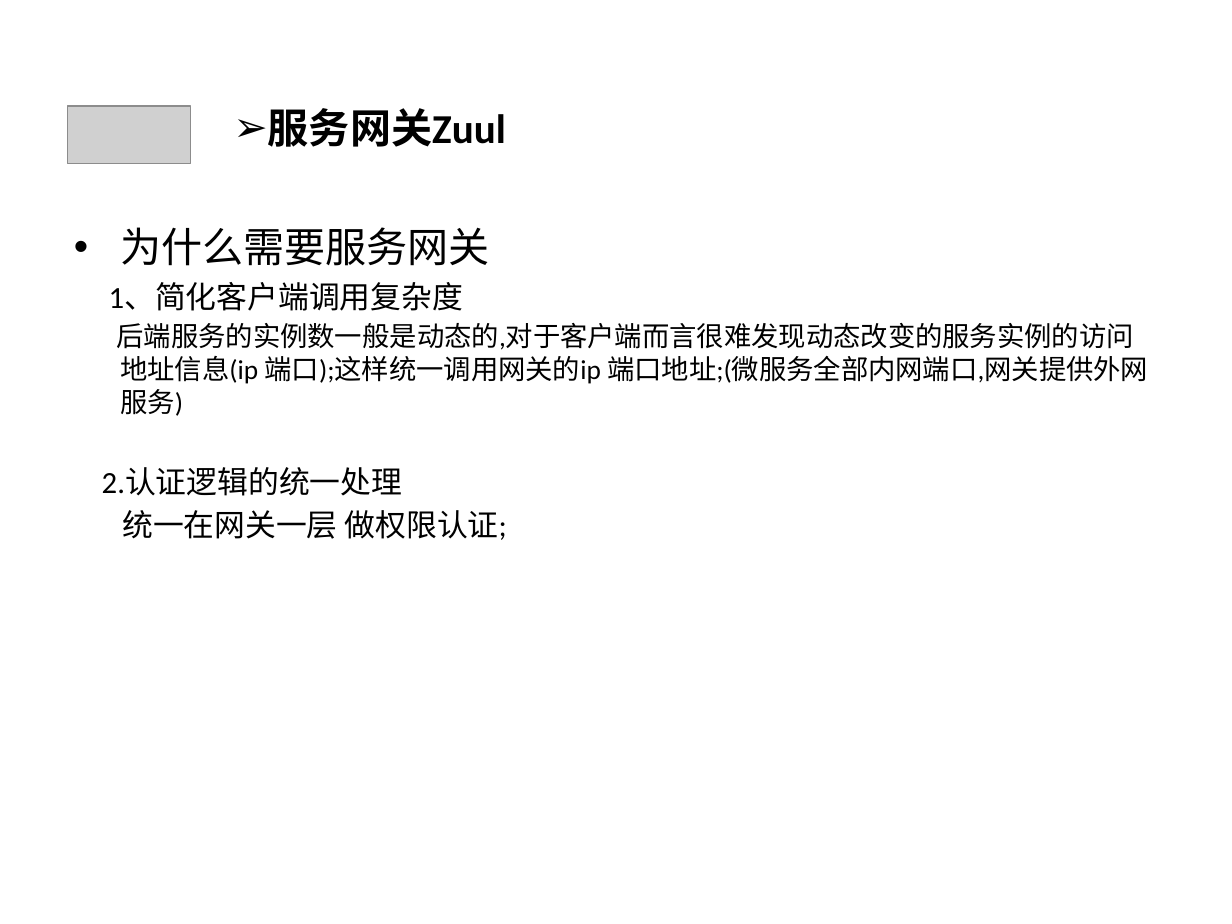
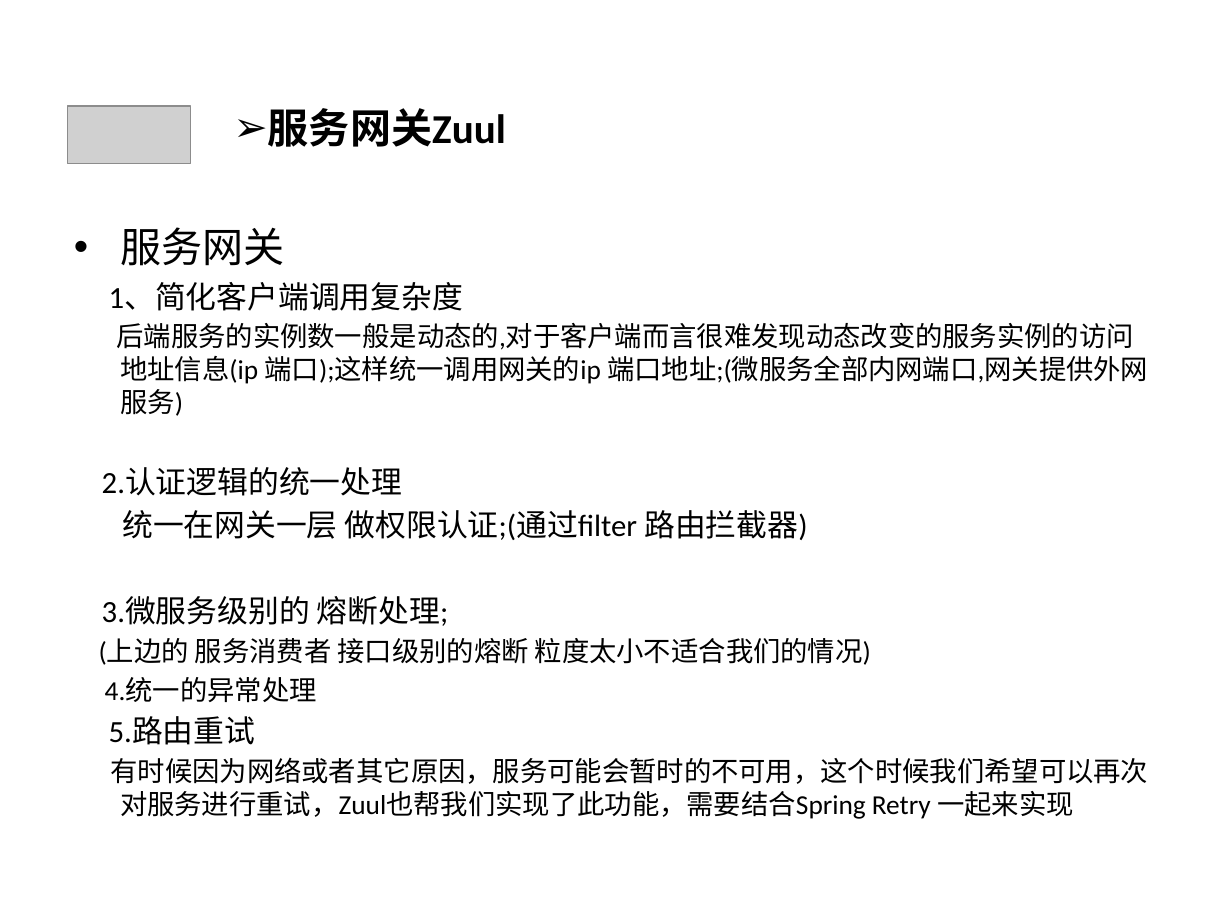
Before and after one commit to qbkken/spring_cloud, a slide deck: slide 18 of spring_cloud.ppt. Drawn at 1232x924 pixels with LibreOffice and Linux fonts; fonts in the diff are those of the drawing; grey boxes stand for pictures. Boxes give left, top, right and bottom in pixels: in the first picture for what was removed or moved away, otherwise in the second. Text is boxed around its words. In the diff, an @@ line names an element or a change of style, - is before the commit and + after.

```diff
--- a/spring_cloud.ppt
+++ b/spring_cloud.ppt
@@ text at <box>120,227,284,266</box>: text changed @@
-• 为什么需要服务网关
+• 服务网关
@@ text at <box>99,510,1149,819</box>: text changed; size 18 to 16 pt @@
-统一在网关一层 做权限认证;
+统一在网关一层 做权限认证;(通过filter 路由拦截器)
+3.微服务级别的 熔断处理;
+(上边的 服务消费者 接口级别的熔断 粒度太小不适合我们的情况)
+4.统一的异常处理
+5.路由重试
+有时候因为网络或者其它原因，服务可能会暂时的不可用，这个时候我们希望可以再次对服务进行重试，Zuul也帮我们实现了此功能，需要结合Spring Retry 一起来实现
```
Also in this commit, not shown: 3 other slides changed, 8 slides added, 2 slides removed, 6 other files.
